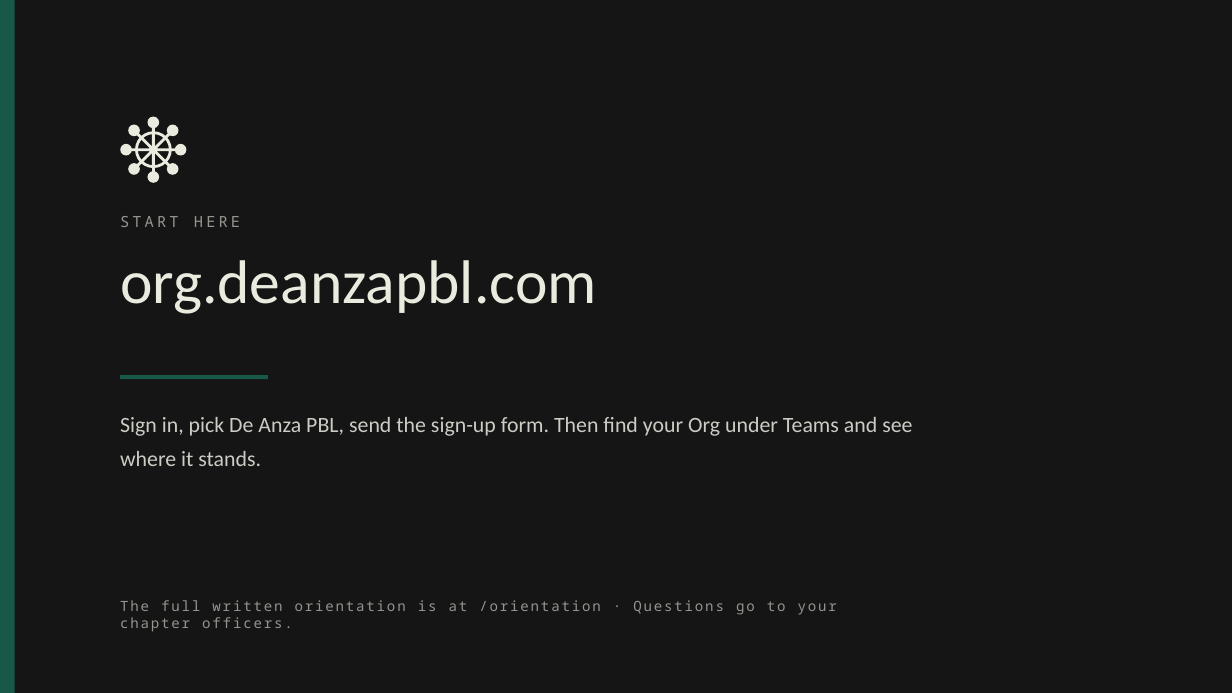
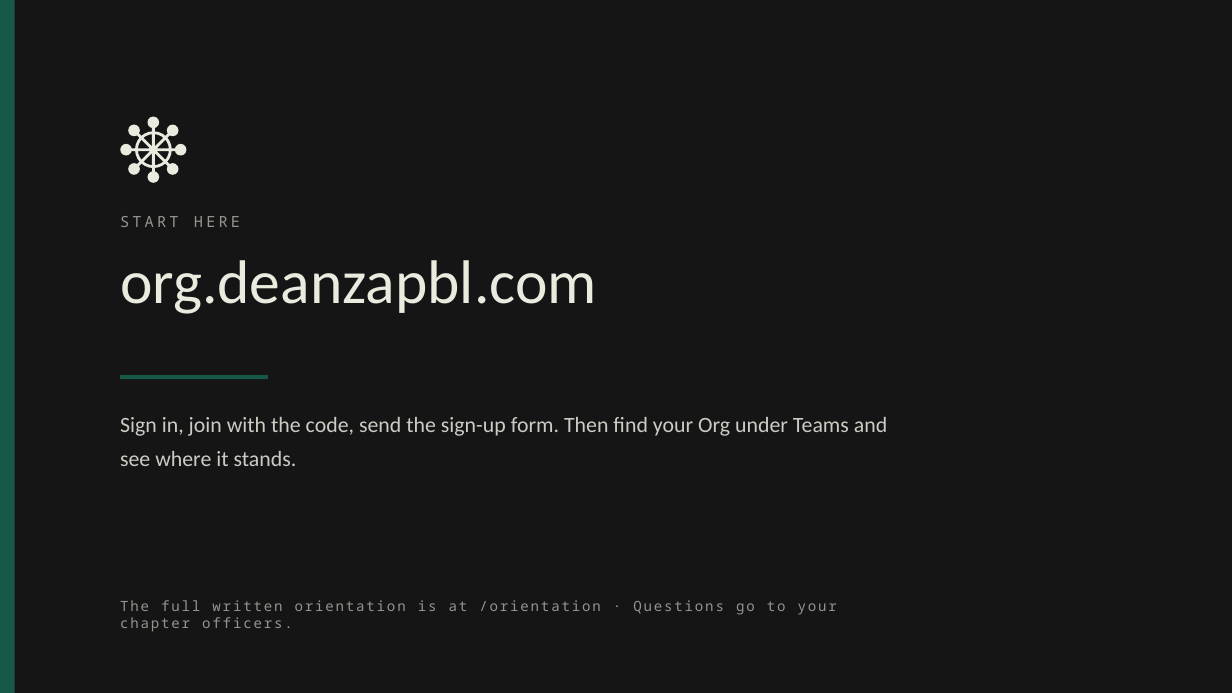
Before and after one commit to Slifronic/org-draft, a slide deck: slide 16 of slides/PBL-orientation.pptx. Drawn at 1232x693 pixels with LibreOffice and Linux fonts; fonts in the diff are those of the drawing. Boxes give left, top, right and bottom in pixels: in the first picture for what was removed or moved away, otherwise in the second. Text is boxed around its words. In the diff, an @@ line names an element or a change of style, - is before the commit and + after.

```diff
--- a/slides/PBL-orientation.pptx
+++ b/slides/PBL-orientation.pptx
@@ text at (120,417,887,466): text changed @@
-Sign in, pick De Anza PBL, send the sign-up form. Then find your Org under Teams and see where it stands.
+Sign in, join with the code, send the sign-up form. Then find your Org under Teams and see where it stands.
```
Also in this commit, not shown: 2 other slides changed, 13 other files.
